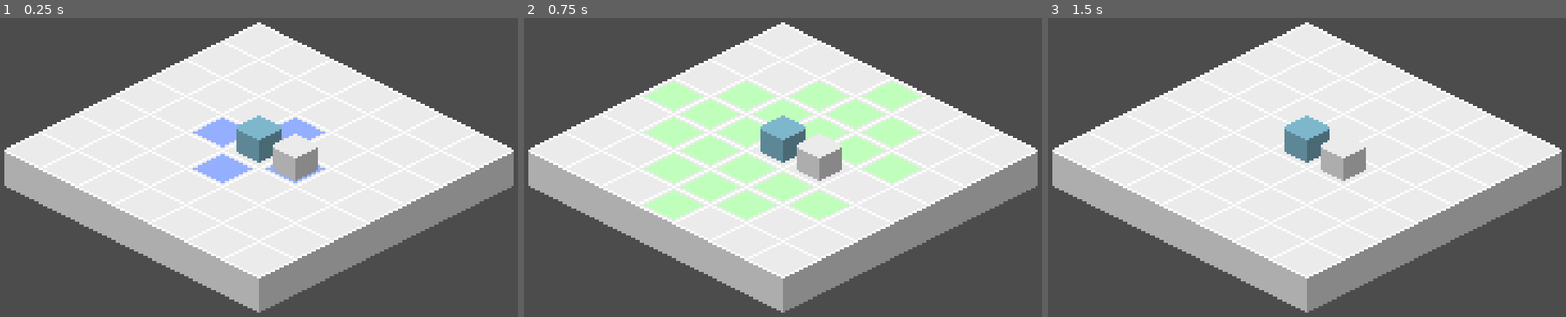
Above: before the commit, frames 1-3 (left to right).
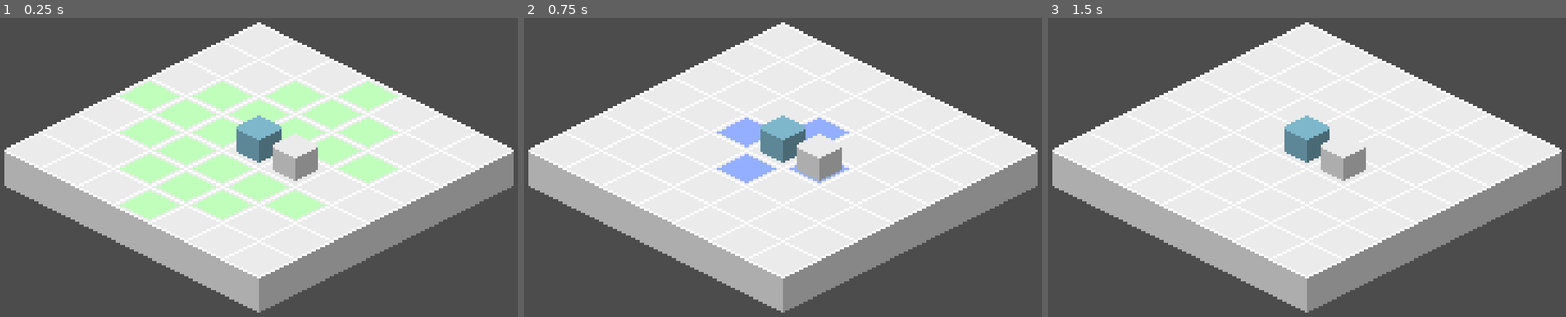
Above: after the commit, the same moments.

Repository: jaytav/godot-test-3
Game: Godot game, scene res://main.tscn
Same seed, same stepped clock (60 frames per second), same inputs: the game is played once before the commit and once after it.
Inputs (mouse positions are in pixels of both pictures, inside the frame that each line leads up to):
- Up to frame 1 (0.25 s): no input
- Up to frame 2 (0.75 s): tap Enter at 0.5 s; move the mouse to (912, 140) at 0.52 s; hold Tab (ui_focus_next) from 0.53 s (still down)
- Up to frame 3 (1.5 s): tap Space (ui_select) at 0.77, 0.8, 1.07, 1.25, 1.35 s; move the mouse to (1193, 173) at 1.27 s; release Tab (ui_focus_next) at 1.28 s

The runs differ from the first frame. In frame 1, 11% of the frame differs, in the area x 23-77%, y 21-68%; in frame 2, 11%; in frame 3, nothing differs.

Commit message:
check mouse position to update draw behaviour without movement

Diff:
--- a/src/entity/character/action/attacks/attack.gd
+++ b/src/entity/character/action/attacks/attack.gd
@@ -7,13 +7,15 @@
 
 func draw_behaviour(cell: Vector2) -> void:
     if !cells.has(cell):
+        active_cell = Vector2.ZERO
         _attack_effect.active_cell = Vector2.ZERO
         AttackController.tile_map.clear()
         return
 
-    if cell == _attack_effect.active_cell:
+    if cell == active_cell:
         return
 
+    active_cell = Vector2.ZERO
     _attack_effect.active_cell = cell
     _attack_effect.refresh_cells()
     _attack_effect.draw_cells()
--- a/src/entity/character/character.gd
+++ b/src/entity/character/character.gd
@@ -38,3 +38,5 @@
     if stat.name == "HealthPoints" and to_value == 0:
         GroupController.get("Characters").emit_signal("child_removed", self)
         queue_free()
+
+        ActionController.refresh_astar_movement()
--- a/src/entity/character/player/player.gd
+++ b/src/entity/character/player/player.gd
@@ -11,8 +11,14 @@
     active_action.refresh_cells()
     active_action.draw_cells()
 
+    var mouse_position: Vector2 = get_global_mouse_position()
+    var action_cell: Vector2 = ActionController.tile_map_action.world_to_map(mouse_position)
+
+    active_action.draw_behaviour(action_cell)
+
 
 func end_turn() -> void:
     ActionController.tile_map_action.clear()
+    active_action.active_cell = Vector2.ZERO
 
     .end_turn()
--- a/src/entity/character/player/player.tscn
+++ b/src/entity/character/player/player.tscn
@@ -7,7 +7,6 @@
 
 [node name="Player" groups=["PlayerControlled"] instance=ExtResource( 2 )]
 script = ExtResource( 3 )
-_initial_active_action = NodePath("Actions/Punch")
 
 [node name="Active" parent="StateMachine" index="1"]
 script = ExtResource( 1 )
--- a/src/entity/character/player/states/active.gd
+++ b/src/entity/character/player/states/active.gd
@@ -23,5 +23,12 @@
                     owner.active_action = actions[i + 1]
                 break
 
+        AttackController.tile_map.clear()
+        owner.active_action.active_cell = Vector2.ZERO
         owner.active_action.refresh_cells()
         owner.active_action.draw_cells()
+
+        var mouse_position: Vector2 = owner.get_global_mouse_position()
+        var action_cell: Vector2 = ActionController.tile_map_action.world_to_map(mouse_position)
+
+        owner.active_action.draw_behaviour(action_cell)
